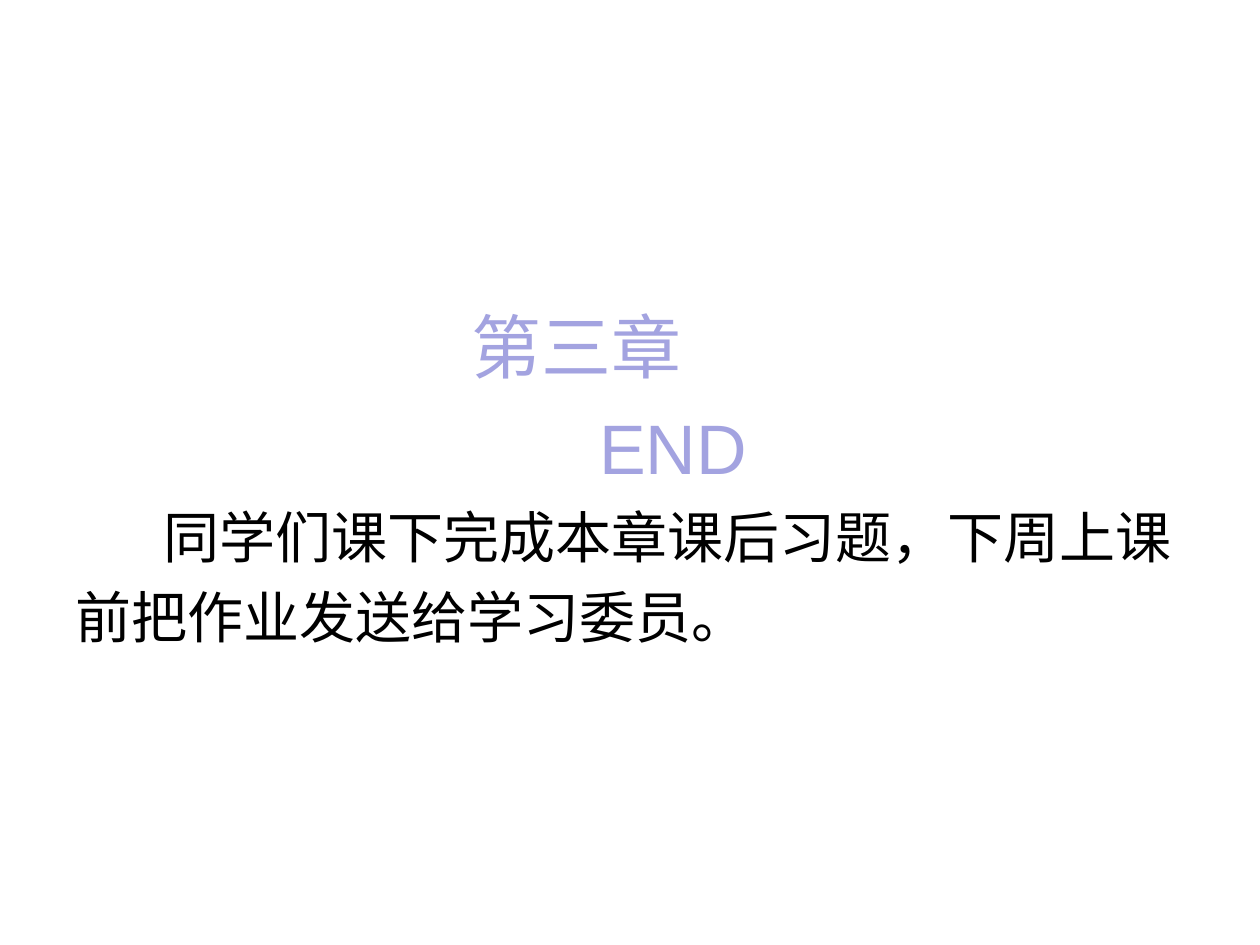
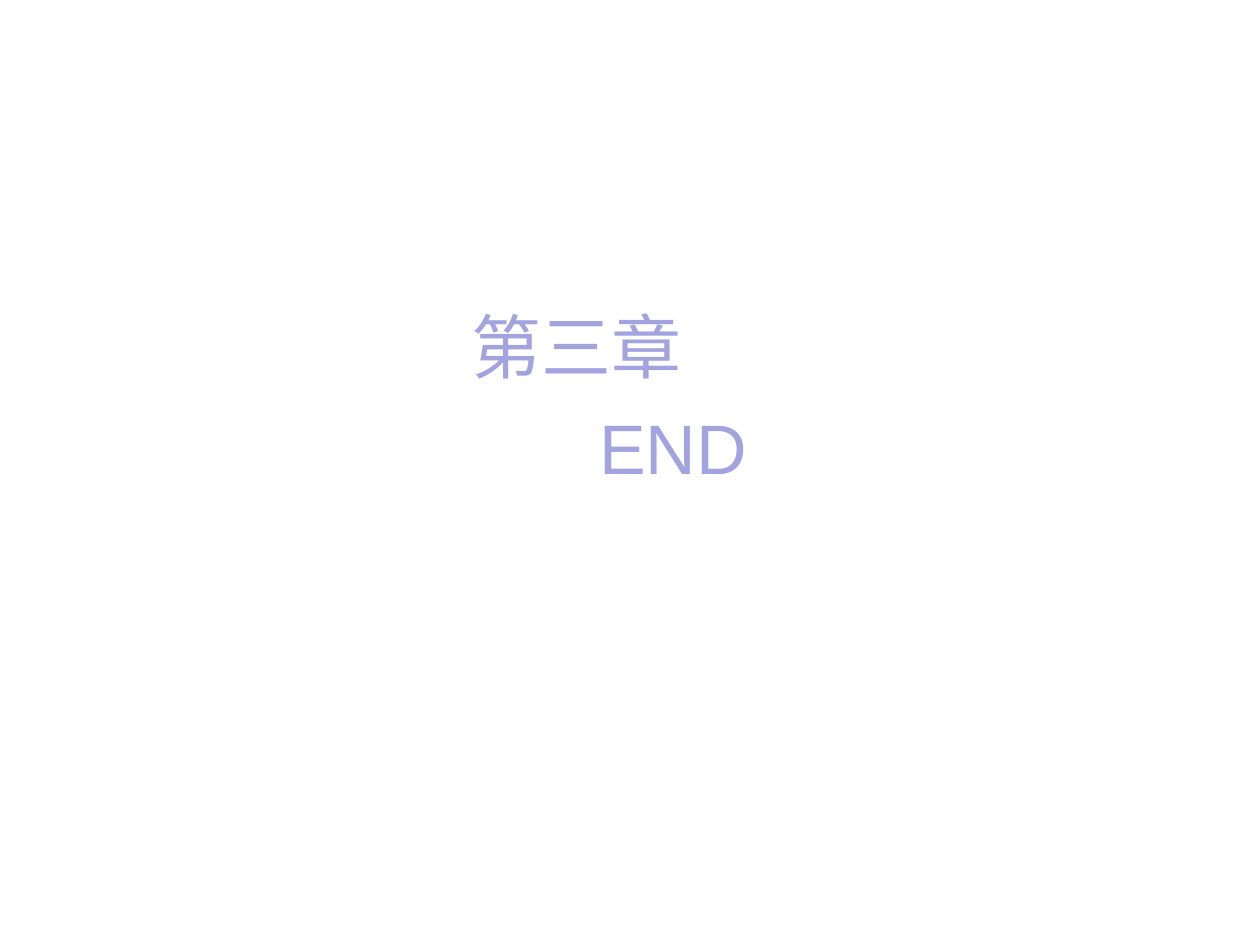
Before and after one commit to HBU/DataBase, a slide deck: slide 59 of PPT/PPT2020/DB第03章（3）-2020.pptx. Drawn at 1260x945 pixels with LibreOffice and Linux fonts; fonts in the diff are those of the drawing; background and template pictures are left out. Boxes give left, top, right and bottom in pixels: in the first picture for what was removed or moved away, otherwise in the second. Text is boxed around its words. In the diff, an @@ line names an element or a change of style, - is before the commit and + after.

```diff
--- a/PPT/PPT2020/DB第03章（3）-2020.pptx
+++ b/PPT/PPT2020/DB第03章（3）-2020.pptx
@@ text at <box>76,510,1171,643</box>: paragraph removed @@
-同学们课下完成本章课后习题，下周上课前把作业发送给学习委员。
```
Also in this commit, not shown: 1 other slide changed, 3 other files.
